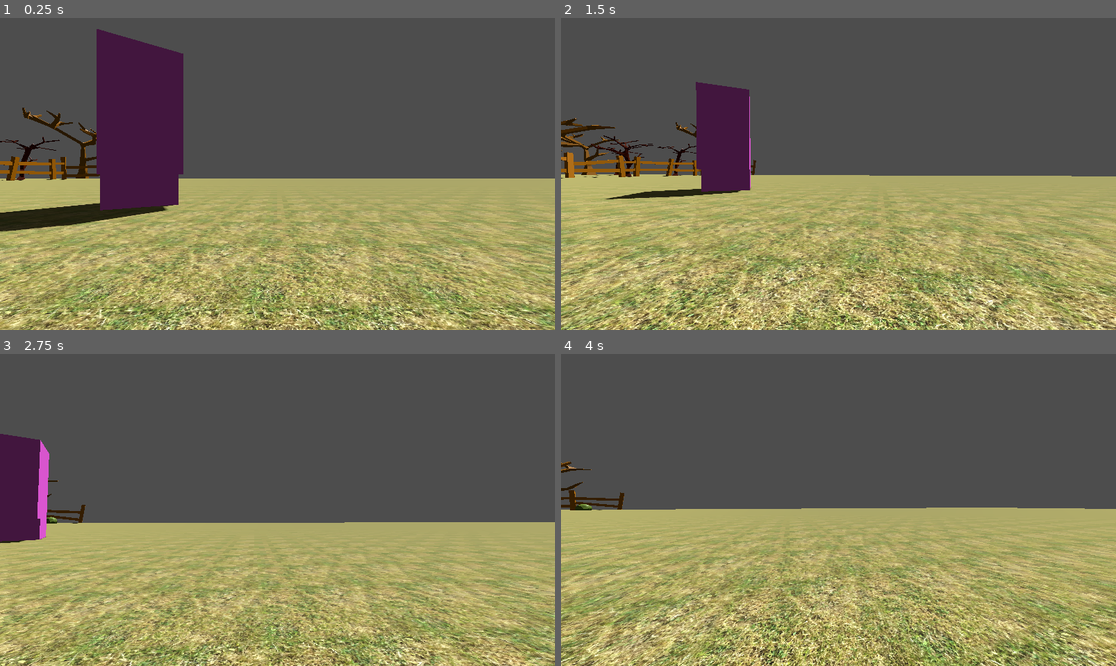
Above: before the commit, frames 1-4 (two rows, left to right).
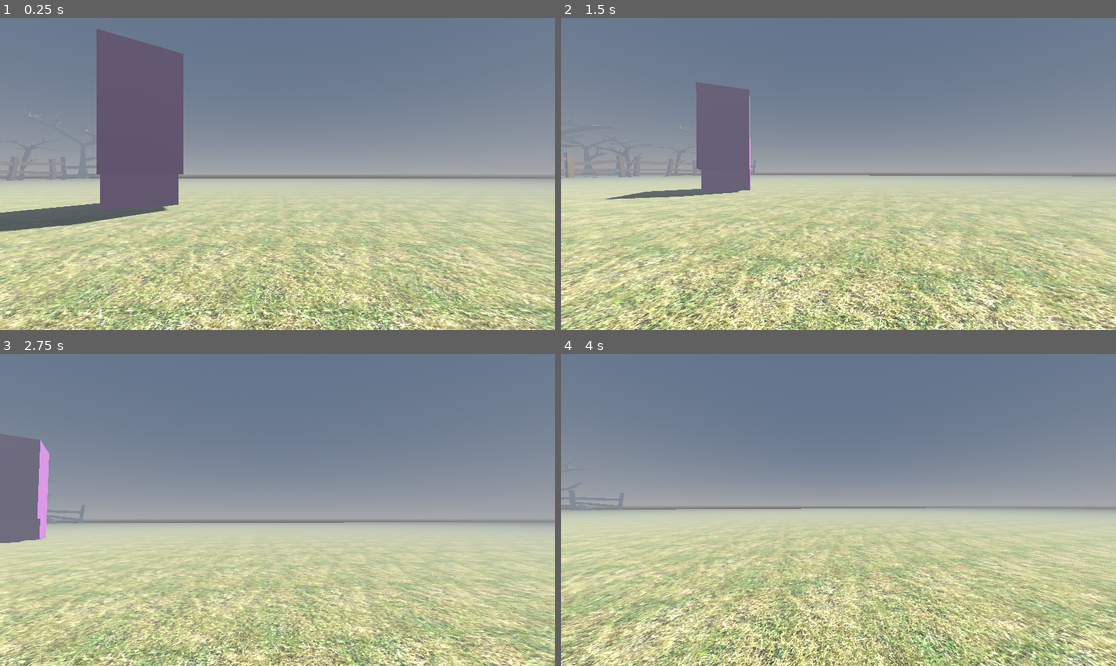
Above: after the commit, the same moments.

Repository: thedevbones/project-hillbilly
Game: Godot game, scene res://world.tscn
Same seed, same stepped clock (60 frames per second), same inputs: the game is played once before the commit and once after it.
Inputs (mouse positions are in pixels of both pictures, inside the frame that each line leads up to):
- Up to frame 1 (0.25 s): no input
- Up to frame 2 (1.5 s): move the mouse to (866, 174) at 0.52 s; hold D (walk_right) 0.53-1.28 s; hold Ctrl (crouch) 0.53-1.28 s; tap Space (jump) at 0.77 s; move the mouse to (810, 174) at 1.27 s; hold S (walk_back) from 1.28 s (still down); tap Shift (sprint) at 1.35 s
- Up to frame 3 (2.75 s): tap Space (jump) at 1.52 s; move the mouse to (288, 503) at 2.02 s; release S (walk_back) at 2.03 s; hold D (walk_right) from 2.03 s (still down); tap W (walk_foward) at 2.1 s
- Up to frame 4 (4 s): move the mouse to (832, 516) at 2.77 s; tap Ctrl (crouch) at 2.85 s; tap Space (jump) at 3.02, 3.77 s; move the mouse to (877, 513) at 3.52 s; release D (walk_right) at 3.53 s; hold A (walk_left) from 3.53 s (still down); hold Shift (sprint) from 3.53 s (still down)

The runs differ from the first frame. In frame 1, 100% of the frame differs, in the area x 0-100%, y 0-100%; in frame 2, 100%; in frame 3, 100%; in frame 4, 100%.

Commit message:
FER-58 Adjusted starter environment to add fog

Diff:
--- a/world.tscn
+++ b/world.tscn
@@ -6,16 +6,25 @@
 [ext_resource type="PackedScene" uid="uid://lfy5yl3iyvqq" path="res://assets/tree01.glb" id="3_2k5bm"]
 [ext_resource type="PackedScene" uid="uid://hrqk8kt7yb8i" path="res://assets/tree02.glb" id="4_6bpil"]
 [ext_resource type="PackedScene" uid="uid://dx7axtetgr1tv" path="res://assets/bush01.glb" id="5_pfnyj"]
-[ext_resource type="PackedScene" uid="uid://cjg8m4f2j7j0j" path="res://assets/fence01.glb" id="6_i5dq2"]
-[ext_resource type="PackedScene" uid="uid://bhn1neo41gqou" path="res://assets/fence02.glb" id="7_3wrog"]
-[ext_resource type="AudioStream" uid="uid://cqvig72ottu2i" path="res://audio/ambience.mp3" id="6_2maxx"]
-[ext_resource type="AudioStream" uid="uid://xlb6fv3736ab" path="res://audio/storm.mp3" id="7_b0214"]
+[ext_resource type="AudioStream" path="res://audio/ambience.mp3" id="6_2maxx"]
+[ext_resource type="PackedScene" path="res://assets/fence01.glb" id="6_i5dq2"]
+[ext_resource type="PackedScene" path="res://assets/fence02.glb" id="7_3wrog"]
+[ext_resource type="AudioStream" path="res://audio/storm.mp3" id="7_b0214"]
 
 [sub_resource type="CapsuleShape3D" id="CapsuleShape3D_hnuiv"]
 
 [sub_resource type="CapsuleMesh" id="CapsuleMesh_ge5q0"]
 
+[sub_resource type="ProceduralSkyMaterial" id="ProceduralSkyMaterial_7gasw"]
+
+[sub_resource type="Sky" id="Sky_gkv0d"]
+sky_material = SubResource("ProceduralSkyMaterial_7gasw")
+
 [sub_resource type="Environment" id="Environment_wbc6u"]
+background_mode = 2
+sky = SubResource("Sky_gkv0d")
+fog_enabled = true
+fog_density = 0.05
 
 [sub_resource type="StandardMaterial3D" id="StandardMaterial3D_nmfsx"]
 albedo_texture = ExtResource("2_leqiw")
Not shown: 1 places in world.tscn that only renumber resources
